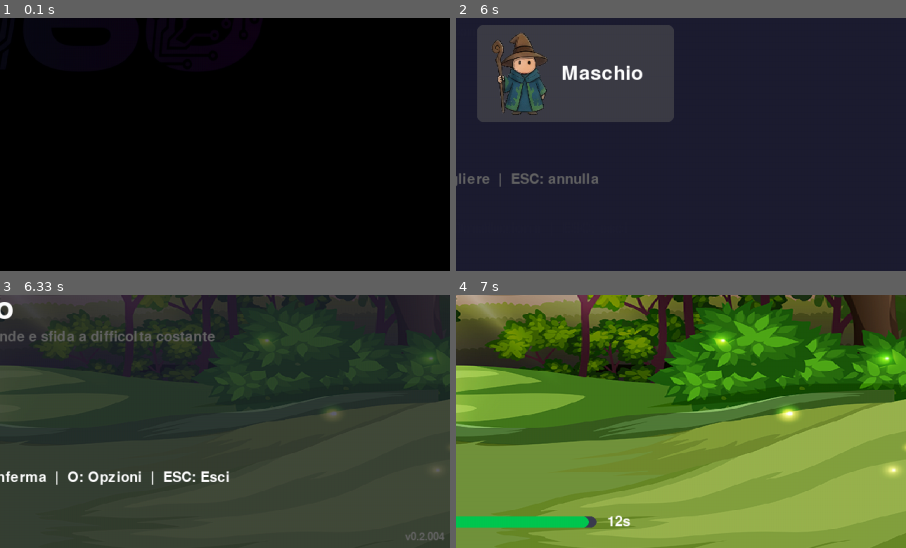
Above: before the commit, frames 1-4 (two rows, left to right).
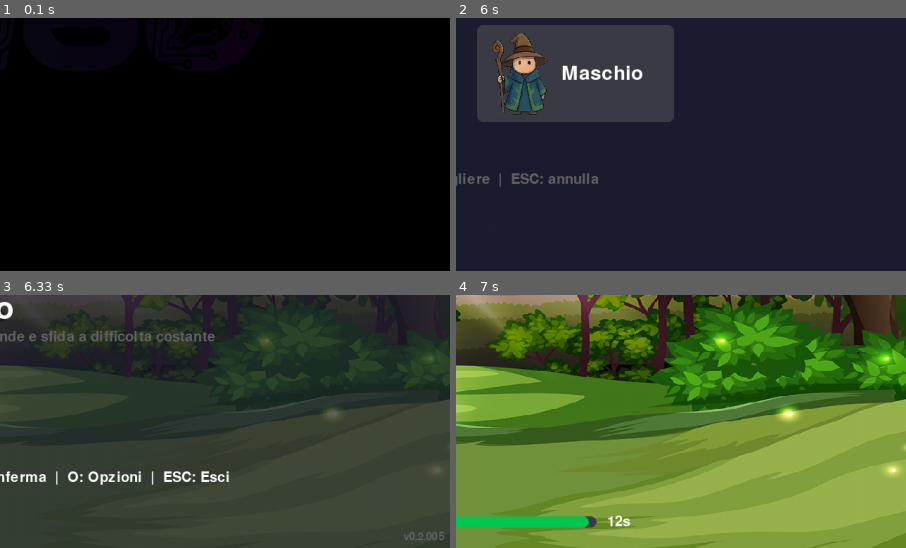
Above: after the commit, the same moments.

Repository: thefactor82/math-wizard
Game: pygame game, started from math-wizard.py
The game is run twice, just before and just after one commit, with the same random seed, the same clock (stepped at 60 frames per second) and the same inputs.
Inputs (mouse positions are % of the whole screen's width and height, from its top left):
- Up to frame 1 (0.1 s): no input
- Up to frame 2 (6 s): tap Enter at 0.33, 5.2, 5.67 s; click (46, 54) at 0.72 s; type "an" at 4.87 s; type "n" at 5.07 s; type "a" at 5.53 s
- Up to frame 3 (6.33 s): click "Maschio" at 6.25 s
- Up to frame 4 (7 s): type "r" at 6.53 s; tap Enter at 6.67 s
The pictures show only the part of the screen within x 50-100%, y 50-100%; the shares and areas given below are measured in that part.

Frames 1-2 are identical in both runs. In frame 3, 0.1% of the frame differs, in the area x 89-99%, y 93-97%; in frame 4, nothing differs.

Commit message:
gitignore: add archived/, profiles/, ToDo.txt; bump v0.2.005; remove unused assets

Diff:
--- a/math-wizard.py
+++ b/math-wizard.py
@@ -164,7 +164,7 @@
         self.config_timeout = TEMPO_LIMITE_DEFAULT
         self.config_genere = "F"
 
-        self.version = "0.2.004"
+        self.version = "0.2.005"
 
         self.profili = []
         self.profilo_corrente = ""
Not shown, removed: ToDo.txt
Binary file removed: graphics/backgrounds/background1.png
Binary file removed: graphics/monsters/scartati/monster.png
Binary file removed: graphics/monsters/scartati/monster1.png
Binary file removed: graphics/monsters/scartati/monster5.png
Binary file removed: graphics/players/scartati/char.png
Binary file removed: graphics/players/scartati/playerf.png
Not shown, changed: .gitignore
Not shown, removed: graphics/misc/wand.ani
